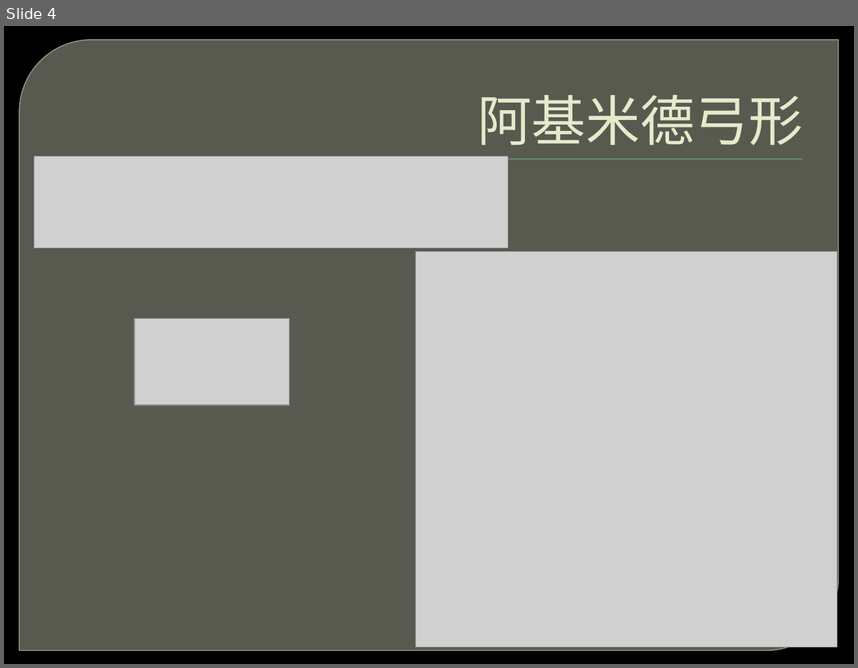
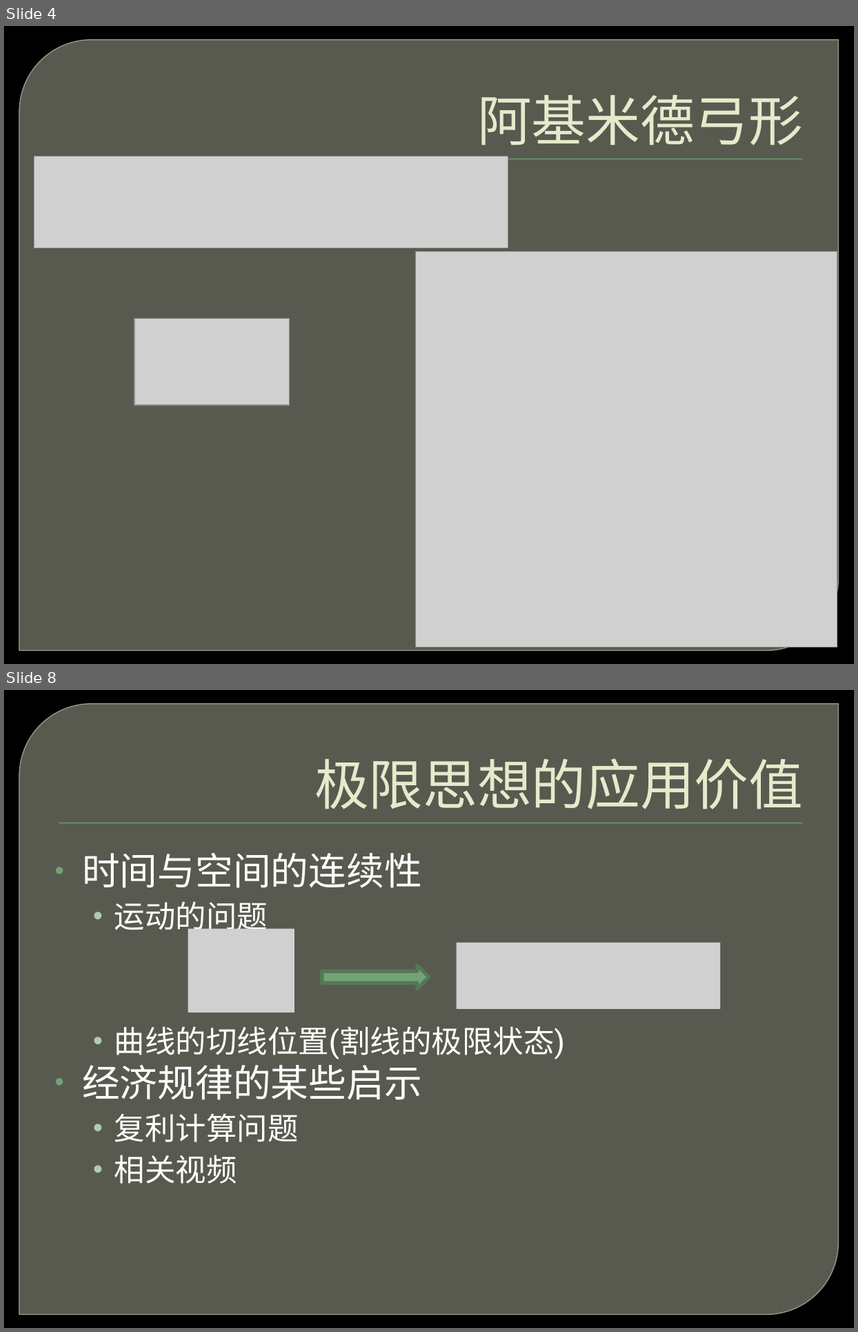
Before and after one commit to liu6tot/Coursera-LNU, a slide deck: 2015-第八讲.pptx. Shown one above the other, each under a label of ours: slide 4 before the commit, slides 4 and 8 after it; the slides between them are not shown. The pictures are 858x668 and 858x1332 pixels, drawn with LibreOffice and Linux fonts; fonts in the diff are those of the drawing; grey boxes stand for pictures; background and template pictures are left out. Boxes give left, top, right and bottom in pixels: in the first picture for what was removed or moved away, otherwise in the second. Text is boxed around its words. In the diff, an @@ line names an element or a change of style, - is before the commit and + after.

```diff
--- a/2015-第八讲.pptx
+++ b/2015-第八讲.pptx
@@ slide 8 added at (4, 690, 854, 1328), background picture (left out); not listed: 2 template elements that a slide beside it also shows @@
@@ title added at (314, 758, 803, 809), 46 pt, text #E7EACB @@
+极限思想的应用价值
@@ text added at (82, 853, 564, 1183), 26 pt, text #FFFFFF @@
+• 时间与空间的连续性
+  • 运动的问题
+  • 曲线的切线位置(割线的极限状态)
+• 经济规律的某些启示
+  • 复利计算问题
+  • 相关视频
@@ picture added at (188, 929, 294, 1013) @@
@@ picture added at (456, 943, 720, 1009) @@
@@ right arrow added at (322, 965, 429, 989), fill #72A376, outline #547957 3 pt @@
```
Also in this commit, not shown: 1 slide changed, 19 other slides added.
